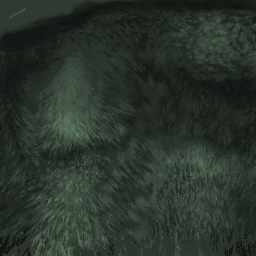
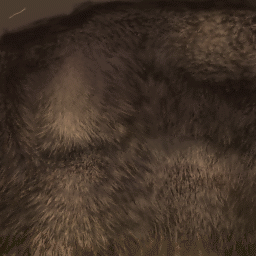
Layers edited between the first and the second (256, 256) image:
hid "Livello 1" over [0, 0, 256, 256]
added layer "G_asi" (1st of 2) above "G_asi" over [0, 0, 256, 256]
hid "Sfondo" over [0, 0, 256, 256]
